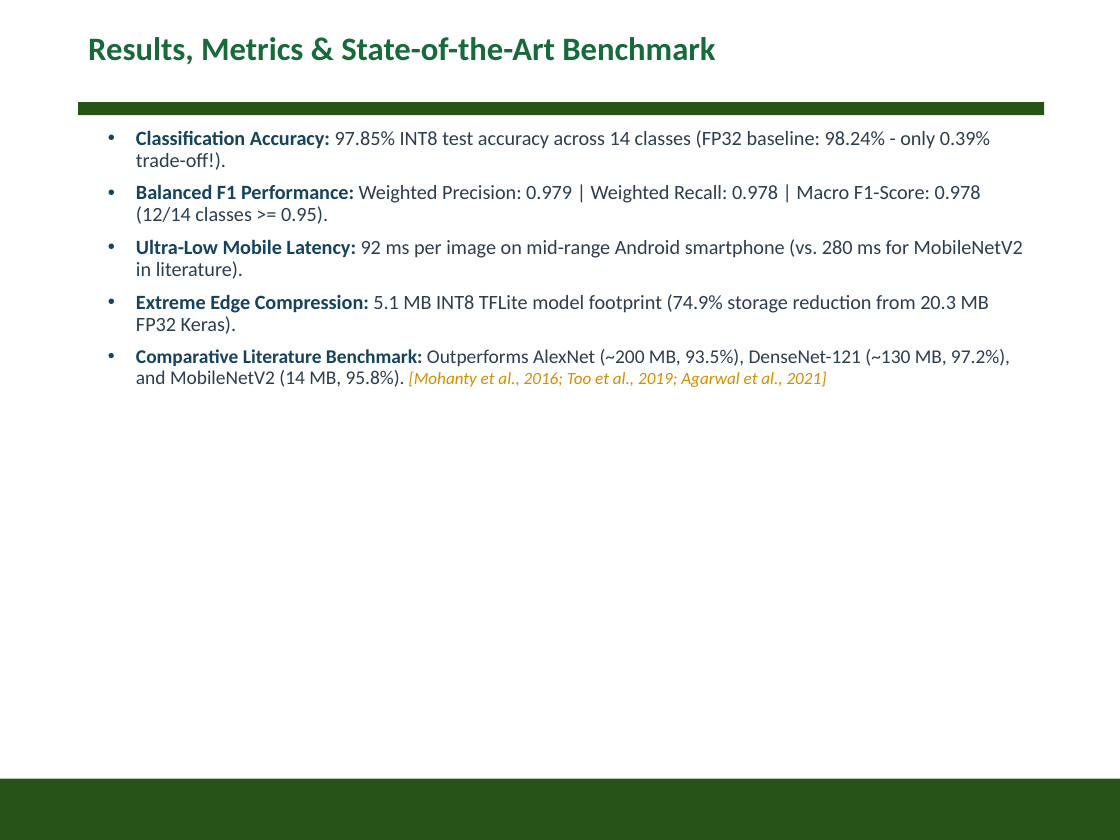
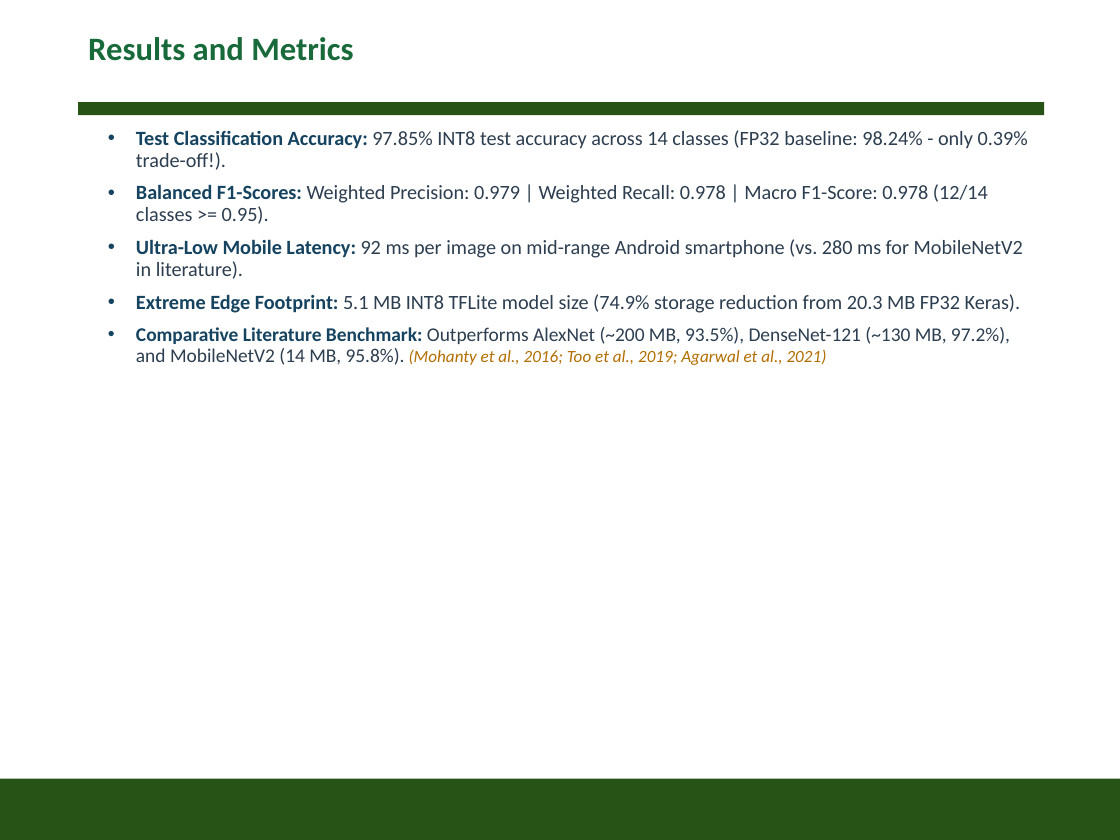
Before and after one commit to Linkindadaba/crop-disease-detection-app-tomato-maize-, a slide deck: slide 13 of crop_disease_detection_final_presentation.pptx. Drawn at 1120x840 pixels with LibreOffice and Linux fonts; fonts in the diff are those of the drawing; background and template pictures are left out. Boxes give left, top, right and bottom in pixels: in the first picture for what was removed or moved away, otherwise in the second. Text is boxed around its words. In the diff, an @@ line names an element or a change of style, - is before the commit and + after.

Commit message:
Strictly align defense presentation with user outline: Problem Study, Research Gap (cited), Objectives, Methodology (diagram), Dataset & Augmentation (sample grid), Model & Triplet Attention (module diagram), Training Strategy (curves), Results & Metrics (confusion matrix & F1), Mobile App Integration (screenshots), Grad-CAM Heatmaps (maximized grid), Conclusion & Recommendations, and References

```diff
--- a/crop_disease_detection_final_presentation.pptx
+++ b/crop_disease_detection_final_presentation.pptx
@@ title at <box>88,37,353,61</box>: text changed @@
-Results, Metrics & State-of-the-Art Benchmark
+Results and Metrics
@@ text at <box>136,130,1028,224</box>: text changed @@
-• Classification Accuracy: 97.85% INT8 test accuracy across 14 classes (FP32 baseline: 98.24% - only 0.39% trade-off!).
-• Balanced F1 Performance: Weighted Precision: 0.979 | Weighted Recall: 0.978 | Macro F1-Score: 0.978 (12/14 classes >= 0.95).
+• Test Classification Accuracy: 97.85% INT8 test accuracy across 14 classes (FP32 baseline: 98.24% - only 0.39% trade-off!).
+• Balanced F1-Scores: Weighted Precision: 0.979 | Weighted Recall: 0.978 | Macro F1-Score: 0.978 (12/14 classes >= 0.95).
@@ text at <box>136,294,1021,365</box>: text changed @@
-• Extreme Edge Compression: 5.1 MB INT8 TFLite model footprint (74.9% storage reduction from 20.3 MB FP32 Keras).
-• Comparative Literature Benchmark: Outperforms AlexNet (~200 MB, 93.5%), DenseNet-121 (~130 MB, 97.2%), and MobileNetV2 (14 MB, 95.8%). [Mohanty et al., 2016; Too et al., 2019; Agarwal et al., 2021]
+• Extreme Edge Footprint: 5.1 MB INT8 TFLite model size (74.9% storage reduction from 20.3 MB FP32 Keras).
+• Comparative Literature Benchmark: Outperforms AlexNet (~200 MB, 93.5%), DenseNet-121 (~130 MB, 97.2%), and MobileNetV2 (14 MB, 95.8%). (Mohanty et al., 2016; Too et al., 2019; Agarwal et al., 2021)
```
Also in this commit, not shown: 14 other slides changed, 1 other file.
